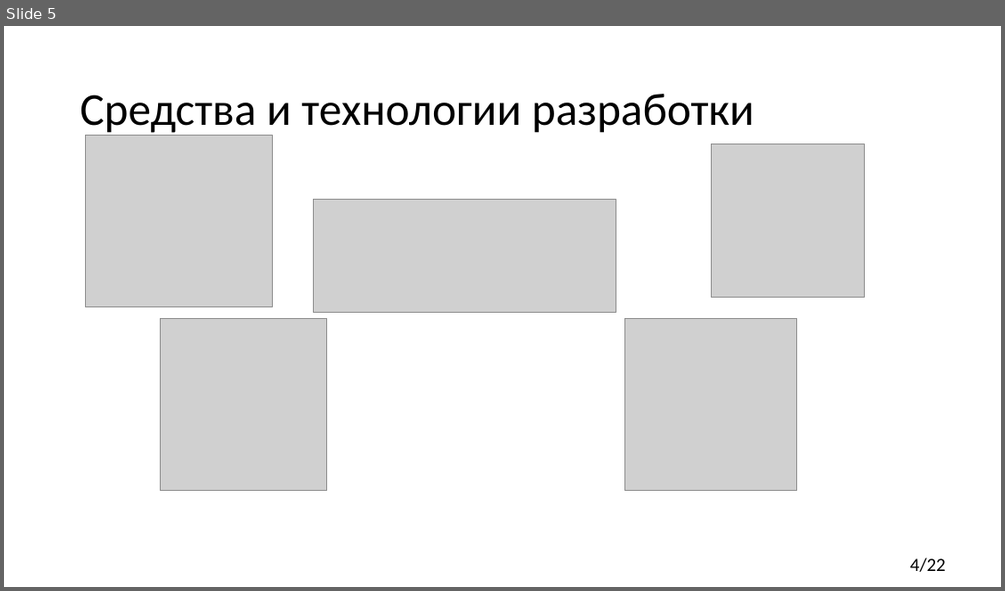
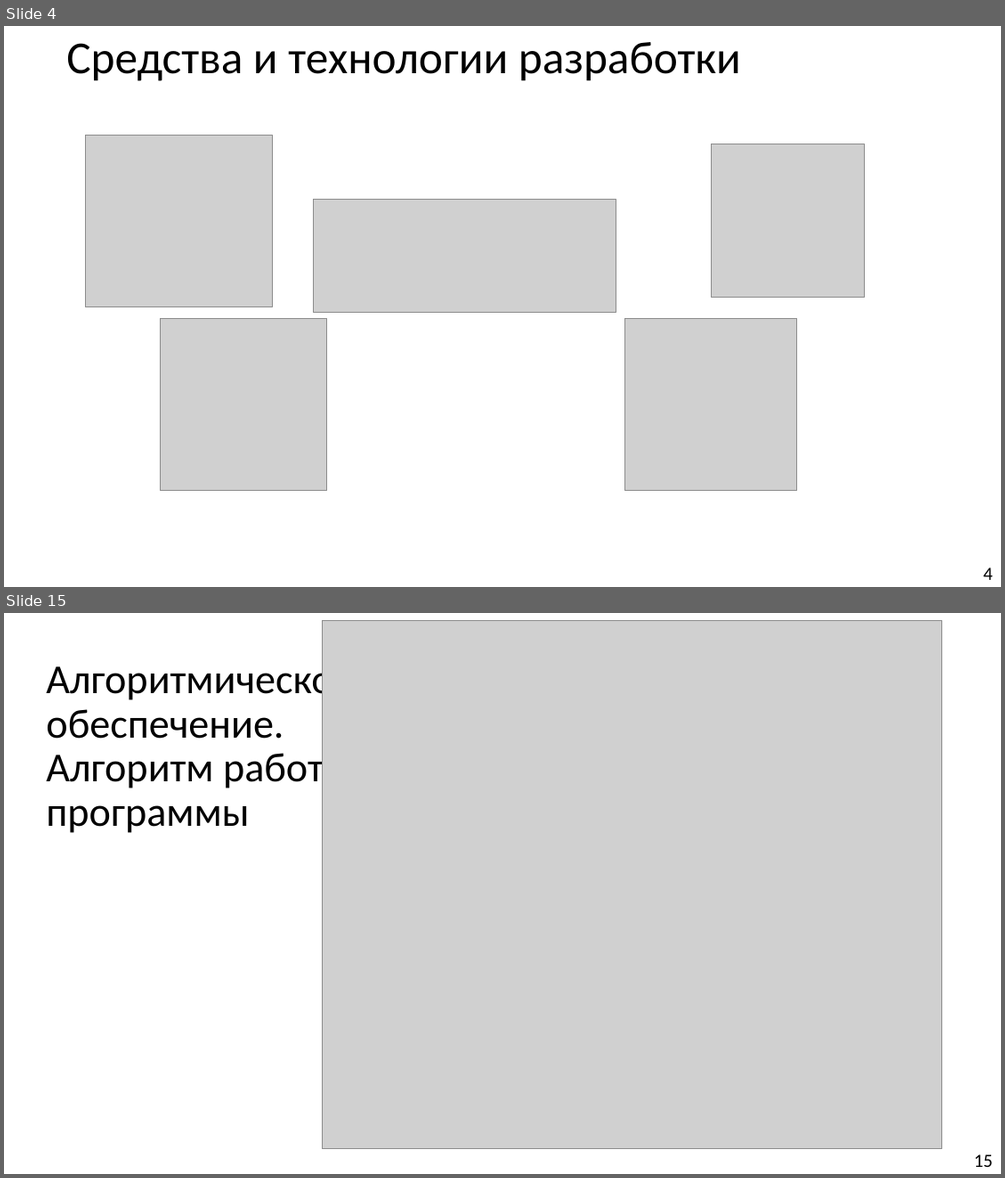
Before and after one commit to Hetsunya/diplom, a slide deck: вкр/практика/преза.pptx. Shown one above the other, each under a label of ours: slide 5 before the commit, slides 4 and 15 after it; the slides between them are not shown. The pictures are 1005x591 and 1005x1178 pixels, drawn with LibreOffice and Linux fonts; fonts in the diff are those of the drawing; grey boxes stand for pictures. Boxes give left, top, right and bottom in pixels: in the first picture for what was removed or moved away, otherwise in the second. Text is boxed around its words. In the diff, an @@ line names an element or a change of style, - is before the commit and + after.

```diff
--- a/вкр/практика/преза.pptx
+++ b/вкр/практика/преза.pptx
@@ slide 15 added at bbox=[4, 613, 1001, 1174], background #FFFFFF @@
@@ picture added at bbox=[322, 620, 942, 1149] @@
@@ title added at bbox=[46, 658, 353, 833], 39.6 pt, text #000000 @@
+Алгоритмическое обеспечение. Алгоритм работы программы
@@ page number added at bbox=[974, 1154, 993, 1167], 18 pt, text #000000 @@
+15
@@ what was slide 5 is now slide 4 @@
@@ slide 4 changed as well @@
@@ title "Средства и технологии разработки": place and size @@
-title "Средства и технологии разработки" at bbox=[80, 94, 754, 135]
+title "Средства и технологии разработки" at bbox=[66, 42, 741, 81]
@@ title "Средства и технологии разработки" at bbox=[66, 42, 741, 81]: vertical alignment middle to top @@
@@ page number at bbox=[983, 567, 993, 580]: vertical alignment top to middle @@
@@ page number at bbox=[983, 567, 993, 580]: text changed @@
-4/22
+4
```
Also in this commit, not shown: 3 other slides changed, 11 other slides added, 16 slides removed, 3 other files.
